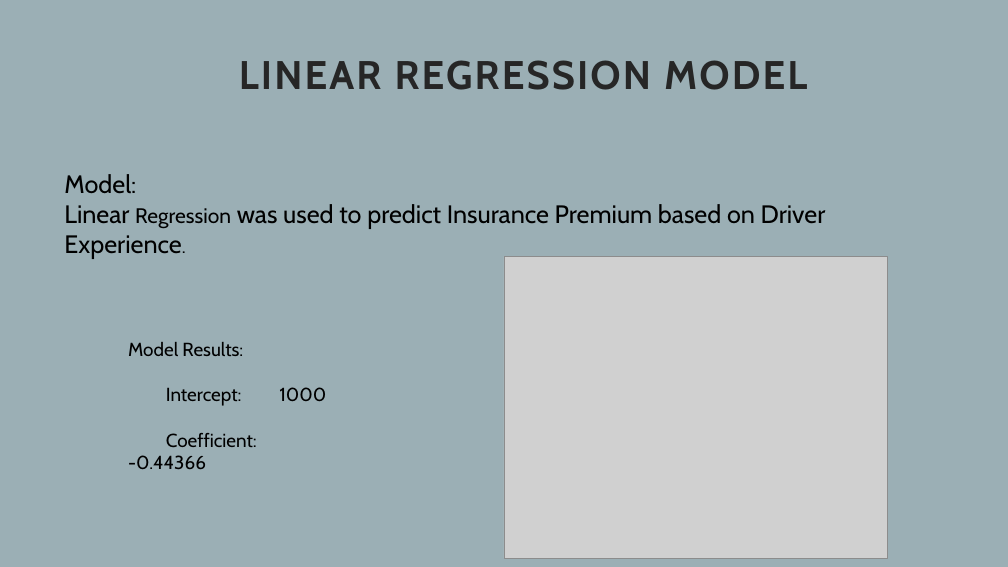
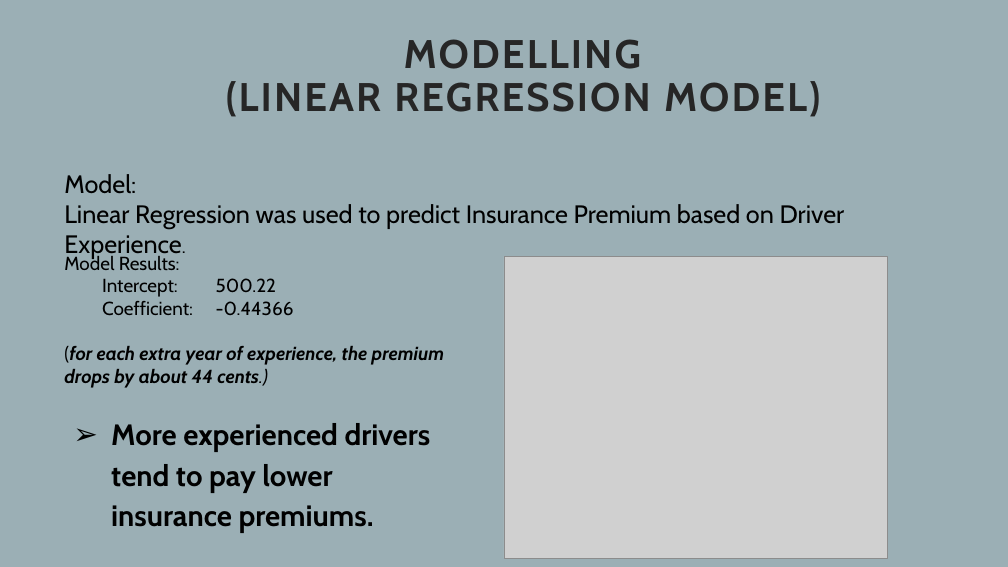
Before and after one commit to Yan1702/IOD17Feb, a slide deck: slide 9 of MiniProject1/MiniProject1_Presentation.pptx. Drawn at 1008x567 pixels with LibreOffice and Linux fonts; fonts in the diff are those of the drawing; grey boxes stand for pictures. Boxes give left, top, right and bottom in pixels: in the first picture for what was removed or moved away, otherwise in the second. Text is boxed around its words. In the diff, an @@ line names an element or a change of style, - is before the commit and + after.

```diff
--- a/MiniProject1/MiniProject1_Presentation.pptx
+++ b/MiniProject1/MiniProject1_Presentation.pptx
@@ title at [226,39,820,117]: text changed @@
-LINEAR REGRESSION MODEL
+MODELLING
+(LINEAR REGRESSION MODEL)
@@ text at [64,204,845,229]: size 20 to 24 pt in "Regression" @@
@@ text "Model Results:": place and size @@
-text "Model Results:" at [128,342,257,470]
+text "Model Results:" at [64,254,444,388]
@@ text at [102,278,276,297]: text changed @@
-Intercept: 1000
+Intercept: 500.22
@@ text at [64,346,444,388]: paragraph added @@
+(for each extra year of experience, the premium drops by about 44 cents.)
@@ text added at [111,423,431,533], 28 pt, text #000000, bold @@
+➢ More experienced drivers tend to pay lower insurance premiums.
```
Also in this commit, not shown: 8 other slides changed, 1 other file.
